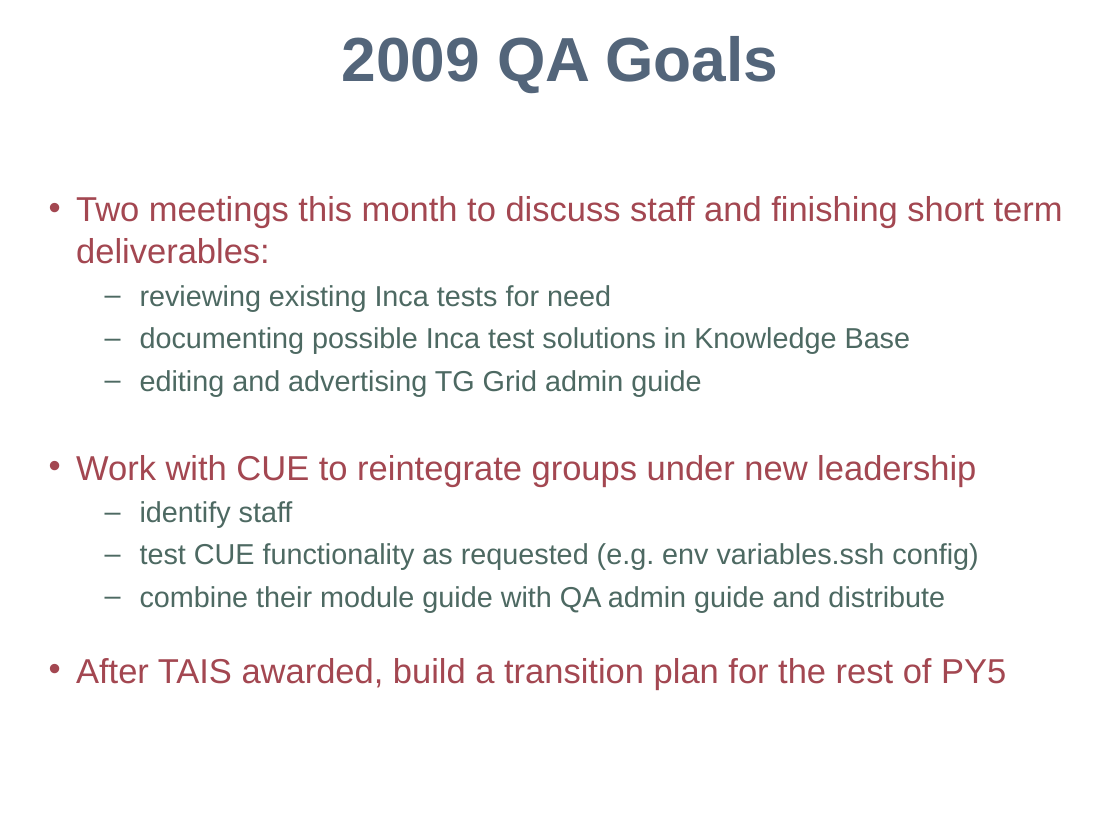
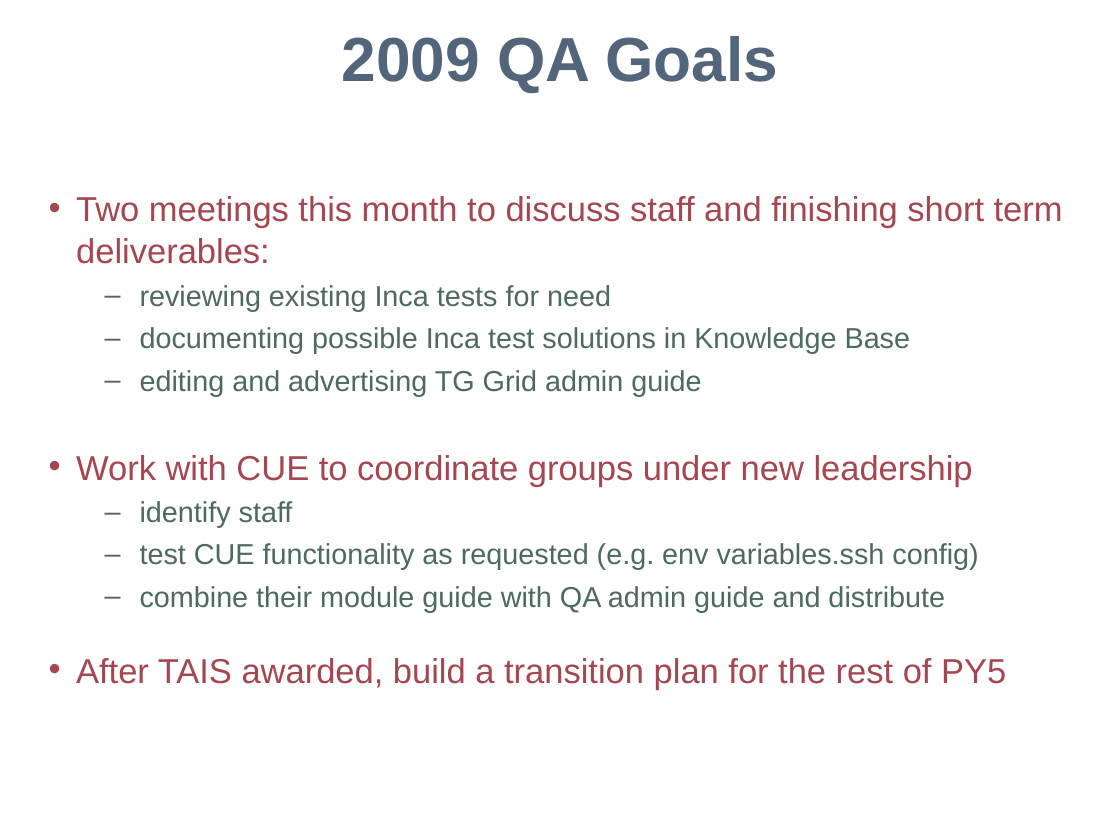
Before and after one commit to IncaProject/inca-xsede, a slide deck: slide 7 of talks/2009/tg-quarterly-nov-09.ppt. Drawn at 1120x840 pixels with LibreOffice and Linux fonts; fonts in the diff are those of the drawing; background and template pictures are left out. Boxes give left, top, right and bottom in pixels: in the first picture for what was removed or moved away, otherwise in the second. Text is boxed around its words. In the diff, an @@ line names an element or a change of style, - is before the commit and + after.

```diff
--- a/talks/2009/tg-quarterly-nov-09.ppt
+++ b/talks/2009/tg-quarterly-nov-09.ppt
@@ text at (x1=76, y1=455, x2=973, y2=487): text changed @@
-• Work with CUE to reintegrate groups under new leadership
+• Work with CUE to coordinate groups under new leadership
```
Also in this commit, not shown: 2 other slides changed.
